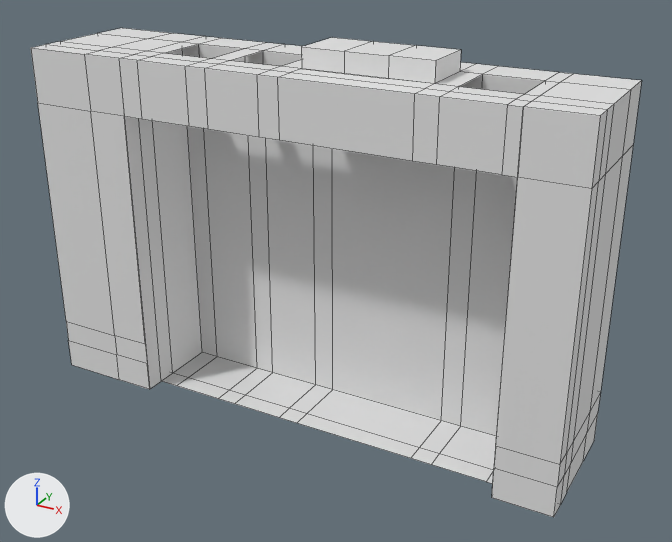
Before and after pictures for a commit that changed the Blender file Models/CassettePlayer.blend.
One viewpoint serves both versions: a 50 mm lens placed at (0.1017, -0.1738, 0.0814), pointed at (0.0065, -0.0007, -0.0051). Lighting does not change. The marker at lower left points along +X, +Y and +Z. Mesh edges are drawn as thin lines.

In view in the first picture: 'Body', 'PlayButtonAndHead'.
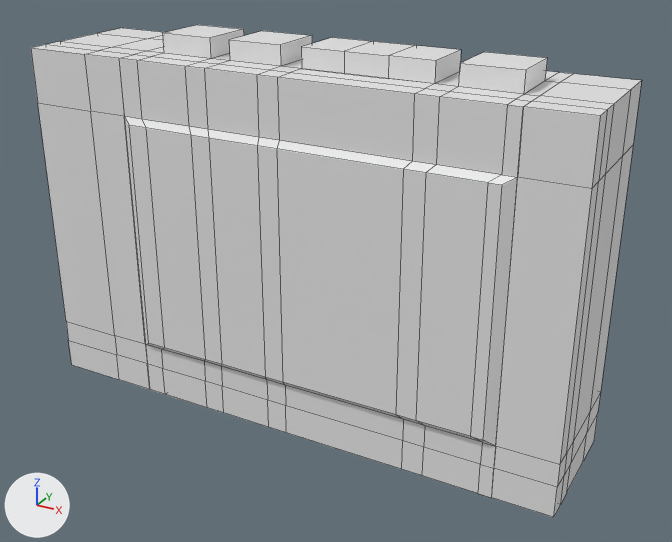
Commit message: Cassette player buttons working

The change in detail:
Object 'StopButton' (ob_stopbutton) is now shown.
Object 'FastForwardButton' (ob_fastforwardbutton) now shows me_cube_005 instead of me_cube_004.
Object 'FastForwardButton' (ob_fastforwardbutton) is now shown.
Object 'RewindButton' (ob_rewindbutton) now shows me_cube_004 instead of me_cube_005.
Object 'RewindButton' (ob_rewindbutton) is now shown.
Object 'Door' (ob_door) is now shown.

Changed parts and their boxes [x1, y1, x2, y2] in the pictures (672 x 542 px):
'Door', shown
    after: [124, 117, 518, 498]
'StopButton', shown
    after: [459, 52, 547, 94]
'RewindButton', shown
    after: [229, 31, 312, 66]
'FastForwardButton', shown
    after: [163, 25, 244, 59]
